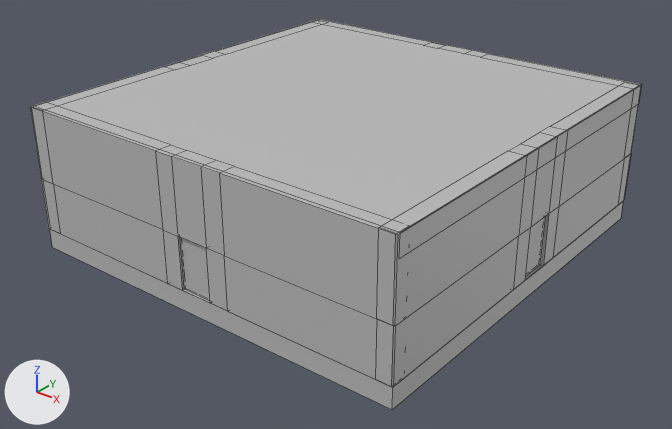
The FBX model Mazingo/Mazingo/Assets/Models/Unfinished Models/BigArea with 4 Doors.fbx as it was, and as the next commit left it.
Camera for both pictures: a camera (50 mm lens) standing at (25.4, -32.1, 20.4) and looking at (0.2, -0.7, 1.0). Every picture has the same lights, and +X, +Y and +Z are marked at lower left. Mesh edges are drawn as thin lines. Where no turn or scale is listed for an object, it has been applied to the vertices.

Objects in the first picture: 'pCube9', 'pasted__pasted__pasted__pasted__Door', 'pasted__pasted__pasted__pasted__pasted__Door.001'.
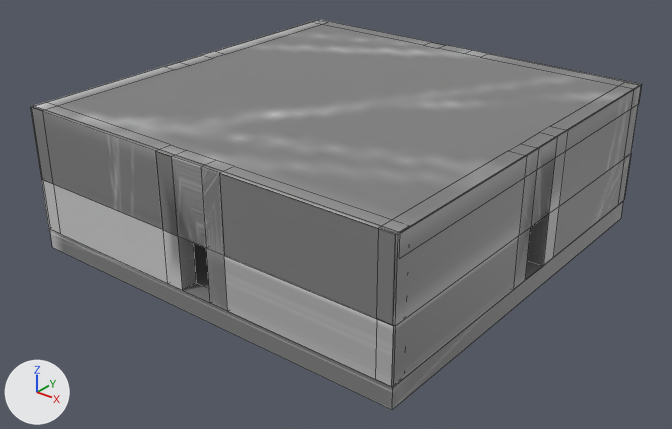
Boxes [x1, y1, x2, y2] around the edits, measured in the pictures (672 x 429 px):
'pasted__pasted__pasted__pasted__pasted__Door.001', deleted: before [180, 237, 210, 300]
'pasted__pasted__pasted__pasted__Door', deleted: before [526, 216, 546, 276]
part 1 of me_mesh, recoloured: [30, 19, 641, 410] in both

The change, as a diff of the scene's bpy script:
```diff
--- a/Mazingo/Mazingo/Assets/Models/Unfinished Models/BigArea with 4 Doors.fbx.py
+++ b/Mazingo/Mazingo/Assets/Models/Unfinished Models/BigArea with 4 Doors.fbx.py
@@ img_bigarea_uv_1st_png @@
+img_bigarea_uv_1st_png = load_image('BigArea UV 1st.png', '../Textures/BigArea UV 1st.png', 1640, 1640, 'sRGB')
@@ mat_lambert3 @@
+mat_lambert3 = principled_material('lambert3')
+mat_lambert3.texture = img_bigarea_uv_1st_png  # with its transparency
@@ me_mesh @@
 me_mesh.from_pydata(...)  # 160 vertices, 151 faces; spans x -10.0..10.0, y -10.1..10.1, z -2.6..4.6
 # used by ob_pcube9; location = (-0.02, 0.4, 2.06)
+# me_mesh part 1: 151 faces spanning x -10.0..10.0, y -10.1..10.1, z -2.6..4.6 switch from mat_lambert1 (grey #bcbcbc) to mat_lambert3 (picture img_bigarea_uv_1st_png)
@@ ob_pasted__pasted__pasted__pasted__pasted__door_001 @@
-ob_pasted__pasted__pasted__pasted__pasted__door_001 = bpy.data.objects.new('pasted__pasted__pasted__pasted__pasted__Door.001', me_mesh_003)
-ob_pasted__pasted__pasted__pasted__pasted__door_001.location = (0.02, -9.53, 1.02)
@@ ob_pasted__pasted__pasted__pasted__door @@
-ob_pasted__pasted__pasted__pasted__door = bpy.data.objects.new('pasted__pasted__pasted__pasted__Door', me_mesh_001)
-ob_pasted__pasted__pasted__pasted__door.location = (9.84, 0.84, 1.02)
```
